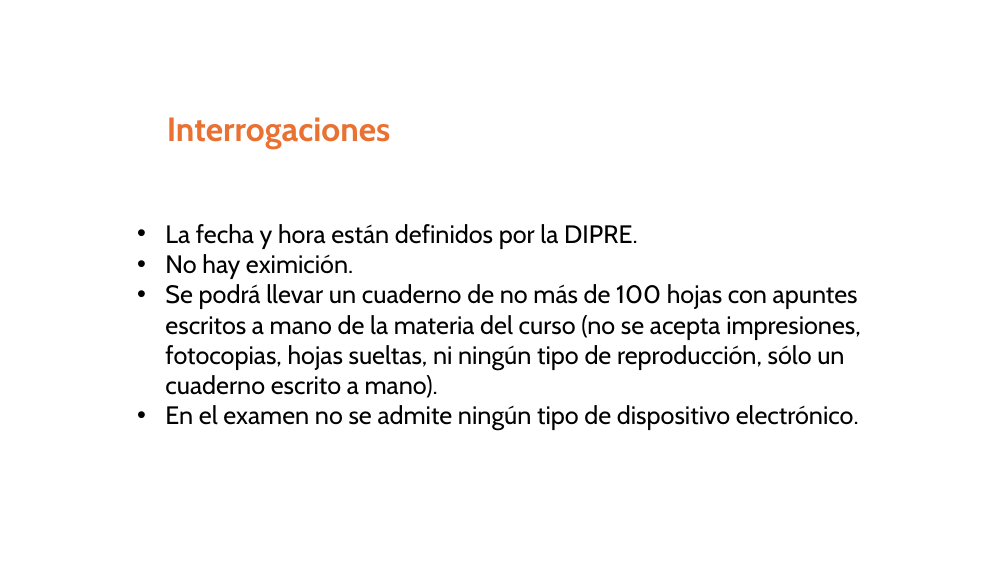
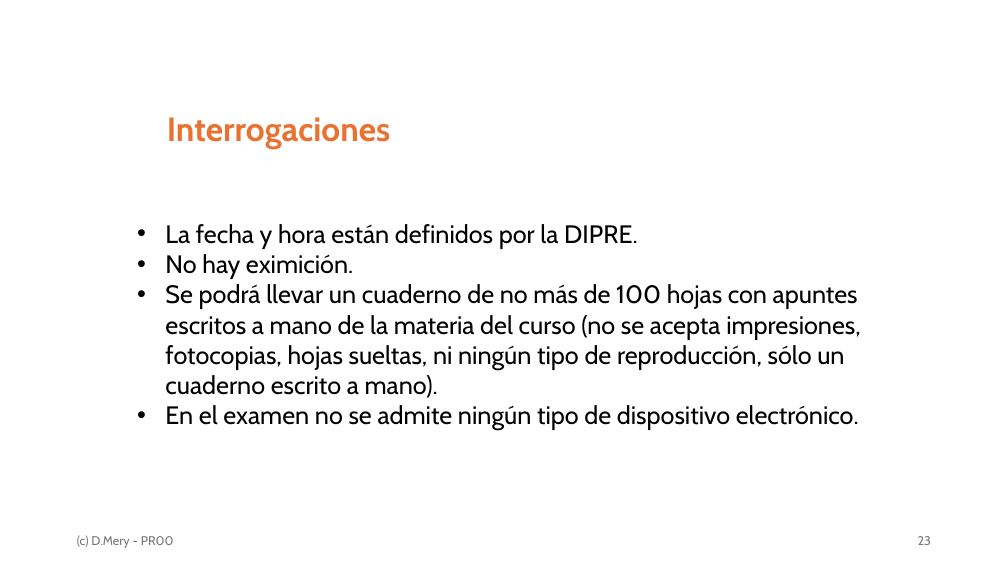
Before and after one commit to domingomery/pr, a slide deck: slide 23 of clases/PR00_Lineas_Generales/presentaciones/pptx/PR00_PresentacionCurso.pptx. Drawn at 1008x567 pixels with LibreOffice and Linux fonts; fonts in the diff are those of the drawing. Boxes give left, top, right and bottom in pixels: in the first picture for what was removed or moved away, otherwise in the second. Text is boxed around its words. In the diff, an @@ line names an element or a change of style, - is before the commit and + after.

```diff
--- a/clases/PR00_Lineas_Generales/presentaciones/pptx/PR00_PresentacionCurso.pptx
+++ b/clases/PR00_Lineas_Generales/presentaciones/pptx/PR00_PresentacionCurso.pptx
@@ text added at [77,536,174,548], 12 pt, text #797979 @@
+(c) D.Mery - PR00
@@ page number added at [918,536,931,545], 12 pt, text #797979 @@
+23
```
Also in this commit, not shown: 23 other slides changed, 12 other files.
